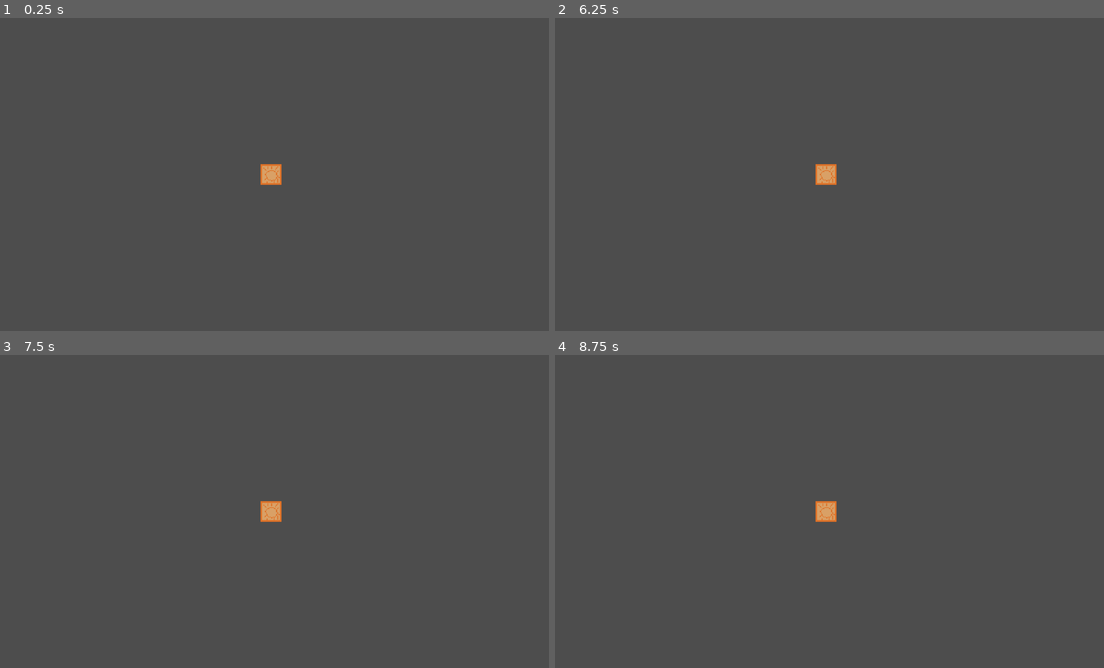
Above: before the commit, frames 1-4 (two rows, left to right).
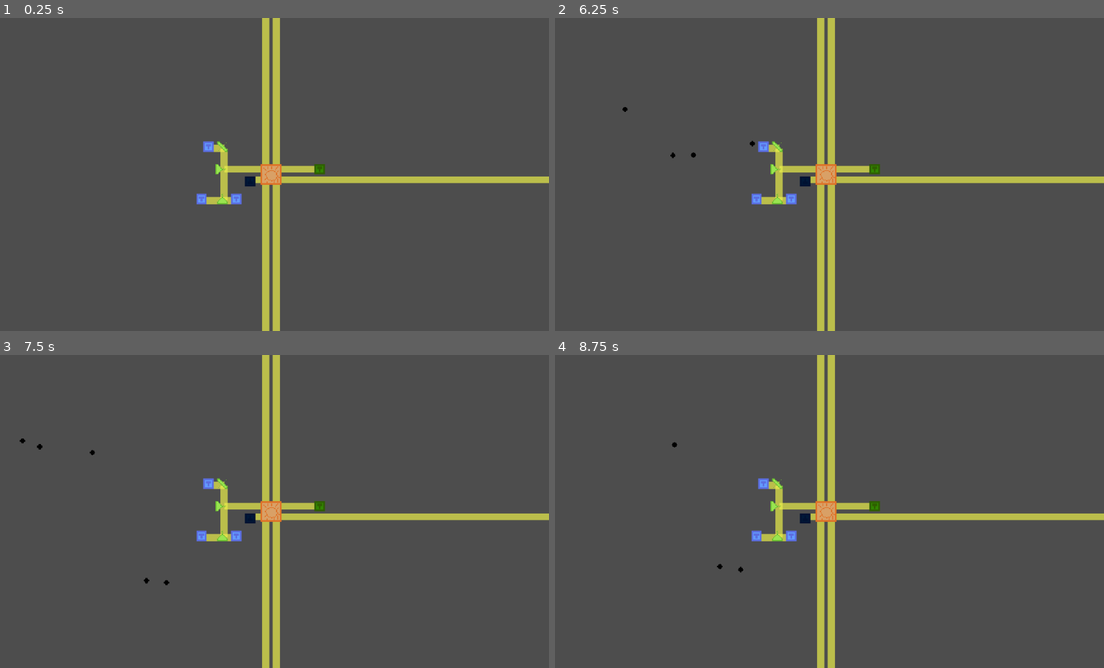
Above: after the commit, the same moments.

Repository: TrueHopolok/gj_solarnight
Game: Godot game, scene res://scenes/main_game_scene/main_game_scene.tscn
Same seed, same stepped clock (60 frames per second), same inputs: the game is played once before the commit and once after it.
Inputs (mouse positions are in pixels of both pictures, inside the frame that each line leads up to):
- Up to frame 1 (0.25 s): no input
- Up to frame 2 (6.25 s): tap Enter at 0.5, 2, 5 s; move the mouse to (950, 158) at 0.52 s; hold Right mouse button (delete_building) 0.53-1.28 s; tap Space at 1.25, 4.25, 5.75 s; move the mouse to (714, 190) at 1.27 s; click (714, 190) at 1.35 s; move the mouse to (878, 105) at 2.02 s; hold Right mouse button (delete_building) 2.03-2.78 s; move the mouse to (796, 237) at 2.77 s; click (796, 237) at 2.85 s; move the mouse to (994, 221) at 3.52 s; hold Right mouse button (delete_building) 3.53-4.28 s; tap ' (debug_killall) at 4.15 s; move the mouse to (659, 127) at 4.27 s; click (659, 127) at 4.35 s; move the mouse to (851, 174) at 5.02 s; hold Right mouse button (delete_building) 5.03-5.78 s; move the mouse to (741, 96) at 5.77 s; click (741, 96) at 5.85 s
- Up to frame 3 (7.5 s): move the mouse to (395, 495) at 6.52 s; hold Right mouse button (delete_building) 6.53-7.28 s; move the mouse to (159, 527) at 7.27 s; click (159, 527) at 7.35 s
- Up to frame 4 (8.75 s): move the mouse to (878, 442) at 8.02 s; hold Right mouse button (delete_building) from 8.03 s (still down)

The runs differ from the first frame. In frame 1, 4.7% of the frame differs, in the area x 35-100%, y 0-100%; in frame 2, 4.7%; in frame 3, 4.8%, in the area x 3-100%, y 0-100%; in frame 4, 4.7%.

Commit message:
chore: fixes and changes

Diff:
--- a/scenes/enemy/enemy.gd
+++ b/scenes/enemy/enemy.gd
@@ -22,8 +22,6 @@
 @onready var _main_game_scene: Node2D = get_tree().get_first_node_in_group('main_game_scene')
 
 var _attack_cooldown: float = 0.0
-
-var _dead: bool = false
 
 
 func _input(event: InputEvent) -> void:
@@ -86,7 +84,6 @@
 func damage(dmg: int) -> void:
 	HEALTH -= dmg
 	if HEALTH <= 0:
-		_dead = true
 		$CollisionShape2D.set_deferred(&'disabled', true)
 		# TODO: show death
 		died.emit(MATERIALS_DROPPED)
@@ -94,4 +91,4 @@
 
 
 func is_dead() -> bool:
-	return _dead
+	return HEALTH <= 0
--- a/scenes/enemy/enemy_shield/enemy_shield.gd
+++ b/scenes/enemy/enemy_shield/enemy_shield.gd
@@ -5,17 +5,14 @@
 ## 3 hp = 1 cannon
 var _health: int = 90
 
-var _dead: bool = false
-
 
 func damage(dmg: int) -> void:
 	_health -= dmg
 	if _health <= 0:
-		_dead = true
 		$CollisionShape2D.set_deferred(&'disabled', true)
 		# TODO: show death
 		queue_free()
 
 
 func is_dead() -> bool:
-	return _dead
+	return _health <= 0
--- /dev/null
+++ b/scenes/enemy/enemy_shield/shield_test.tscn
@@ -0,0 +1,30 @@
+[gd_scene format=3 uid="uid://bbsysvr1e8cgm"]
+
+[ext_resource type="PackedScene" uid="uid://82xcd2i4rd2o" path="res://scenes/enemy/enemy_shield/enemy_shield.tscn" id="1_1u7mq"]
+[ext_resource type="PackedScene" uid="uid://c4l6t3fwm1jr7" path="res://scenes/building/tower/canonball.tscn" id="2_5vvp5"]
+[ext_resource type="PackedScene" uid="uid://cf52t3s72va4v" path="res://scenes/enemy/enemy_type/enemy_shield.tscn" id="3_qiaep"]
+[ext_resource type="PackedScene" uid="uid://dco3bp4wnx0tl" path="res://scenes/building/sun/sun.tscn" id="4_3m2xl"]
+
+[node name="ShieldTest" type="Node2D" unique_id=343111113]
+
+[node name="EnemyShield" parent="." unique_id=448864929 instance=ExtResource("1_1u7mq")]
+position = Vector2(400, 72)
+
+[node name="EnemyShield2" parent="." unique_id=744433033 groups=["enemy"] instance=ExtResource("1_1u7mq")]
+position = Vector2(480, 72)
+
+[node name="Canonball" parent="." unique_id=843264937 instance=ExtResource("2_5vvp5")]
+position = Vector2(72, 195)
+
+[node name="Canonball2" parent="." unique_id=1391010202 instance=ExtResource("2_5vvp5")]
+position = Vector2(67, 172)
+
+[node name="Canonball3" parent="." unique_id=1704255031 instance=ExtResource("2_5vvp5")]
+position = Vector2(64, 208)
+
+[node name="Enemy" parent="." unique_id=840357590 instance=ExtResource("3_qiaep")]
+position = Vector2(392, 256)
+MOVEMENT_SPEED = 30.1
+
+[node name="Sun" parent="." unique_id=1057295584 instance=ExtResource("4_3m2xl")]
+position = Vector2(40, 184)
--- a/scenes/game_manager/game_manager.gd
+++ b/scenes/game_manager/game_manager.gd
@@ -141,7 +141,7 @@
 const WAVE_MATERIALS: int = 5
 const WAVE_MINIMAL_MATERIALS: int = 10
 
-var _wave_number: int = 0 # important to set as 0, so first wave would be 1
+var _wave_number: int = 20 # important to set as 0, so first wave would be 1
 var _wave_enemy_counter: int
 
 
--- a/scenes/main_game_scene/main_game_scene.tscn
+++ b/scenes/main_game_scene/main_game_scene.tscn
@@ -3,19 +3,65 @@
 [ext_resource type="Script" uid="uid://bmj0fk04ljg6s" path="res://scenes/main_game_scene/main_game_scene.gd" id="1_7csvj"]
 [ext_resource type="PackedScene" uid="uid://cpvo88ktvlqb4" path="res://scenes/game_manager/game_manager.tscn" id="2_k1t50"]
 [ext_resource type="PackedScene" uid="uid://dco3bp4wnx0tl" path="res://scenes/building/sun/sun.tscn" id="3_k1t50"]
-[ext_resource type="PackedScene" uid="uid://cf52t3s72va4v" path="res://scenes/enemy/enemy_type/enemy_shield.tscn" id="4_0w8pv"]
+[ext_resource type="Script" uid="uid://ca785icsltr3n" path="res://scenes/builder/builder.gd" id="4_0w8pv"]
+[ext_resource type="PackedScene" uid="uid://c00c3vtmev4dv" path="res://scenes/building/mirror/mirror_dr.tscn" id="4_k87rj"]
+[ext_resource type="PackedScene" uid="uid://dym5qbfu5h0e4" path="res://scenes/building/mirror/mirror_dl.tscn" id="5_dw0dr"]
+[ext_resource type="PackedScene" uid="uid://un6w6s3k87c8" path="res://scenes/building/mirror/splitter_r.tscn" id="6_8hmrp"]
+[ext_resource type="PackedScene" uid="uid://bhx3tkm8c6n24" path="res://scenes/building/mirror/splitter_l.tscn" id="7_hnlf3"]
+[ext_resource type="PackedScene" uid="uid://dmgorvreasa72" path="res://scenes/building/mirror/splitter_b.tscn" id="8_pp6md"]
+[ext_resource type="PackedScene" uid="uid://bt740y4ks0po" path="res://scenes/building/mirror/splitter_t.tscn" id="9_ev87i"]
+[ext_resource type="PackedScene" uid="uid://ddv7ul50cfopu" path="res://scenes/building/tower/canon.tscn" id="10_gq030"]
+[ext_resource type="PackedScene" uid="uid://b5q0rxrnelrcs" path="res://scenes/building/tower/laser.tscn" id="11_ty5rg"]
+[ext_resource type="PackedScene" uid="uid://qfyraiudtjlh" path="res://scenes/building/tower/mortar.tscn" id="12_gkc0x"]
+[ext_resource type="PackedScene" uid="uid://cf52t3s72va4v" path="res://scenes/enemy/enemy_type/enemy_shield.tscn" id="14_dw0dr"]
 
 [node name="MainGameScene" type="Node2D" unique_id=521506140 groups=["main_game_scene"]]
 script = ExtResource("1_7csvj")
+
+[node name="UI" type="Control" parent="." unique_id=1936233153]
+layout_mode = 3
+anchors_preset = 0
+offset_left = -320.0
+offset_top = -180.0
+offset_right = 320.0
+offset_bottom = 180.0
+mouse_filter = 2
 
 [node name="GameManager" parent="." unique_id=951158312 instance=ExtResource("2_k1t50")]
 
 [node name="Camera2D" type="Camera2D" parent="." unique_id=2088516356]
 
+[node name="Builder" type="Node2D" parent="." unique_id=645637280]
+script = ExtResource("4_0w8pv")
+placeables = Array[PackedScene]([ExtResource("4_k87rj"), ExtResource("5_dw0dr"), ExtResource("6_8hmrp"), ExtResource("7_hnlf3"), ExtResource("8_pp6md"), ExtResource("9_ev87i"), ExtResource("10_gq030"), ExtResource("11_ty5rg"), ExtResource("12_gkc0x")])
+metadata/_custom_type_script = "uid://ca785icsltr3n"
+
 [node name="Sun" parent="." unique_id=1057295584 instance=ExtResource("3_k1t50")]
 
-[node name="Enemy" parent="." unique_id=840357590 instance=ExtResource("4_0w8pv")]
-position = Vector2(-208, 0)
+[node name="Canon" parent="." unique_id=1512153694 instance=ExtResource("10_gq030")]
+position = Vector2(-40, 28)
 
-[node name="Enemy2" parent="." unique_id=1785580904 instance=ExtResource("4_0w8pv")]
-position = Vector2(248, 0)
+[node name="Canon2" parent="." unique_id=432604037 instance=ExtResource("10_gq030")]
+position = Vector2(-72, -32)
+
+[node name="Canon3" parent="." unique_id=1678849440 instance=ExtResource("10_gq030")]
+position = Vector2(-80, 28)
+
+[node name="Laser" parent="." unique_id=626864128 instance=ExtResource("11_ty5rg")]
+position = Vector2(56, -6)
+
+[node name="Mortar" parent="." unique_id=1157239026 instance=ExtResource("12_gkc0x")]
+position = Vector2(-24, 8)
+reload_time = 0.1
+
+[node name="Enemy" parent="." unique_id=840357590 instance=ExtResource("14_dw0dr")]
+position = Vector2(-272, -3)
+
+[node name="SplitterR" parent="." unique_id=604295282 instance=ExtResource("6_8hmrp")]
+position = Vector2(-58, -6)
+
+[node name="MirrorDL" parent="." unique_id=927636601 instance=ExtResource("5_dw0dr")]
+position = Vector2(-56, -32)
+
+[node name="SplitterT" parent="." unique_id=1009355285 instance=ExtResource("9_ev87i")]
+position = Vector2(-56, 28)
